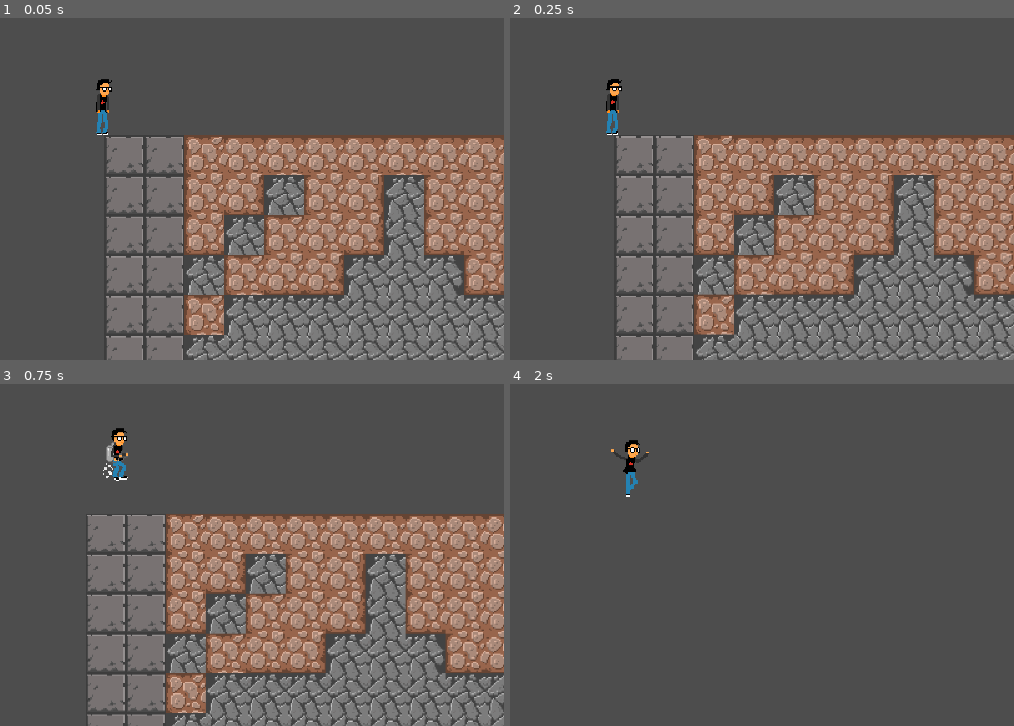
Above: before the commit, frames 1-4 (two rows, left to right).
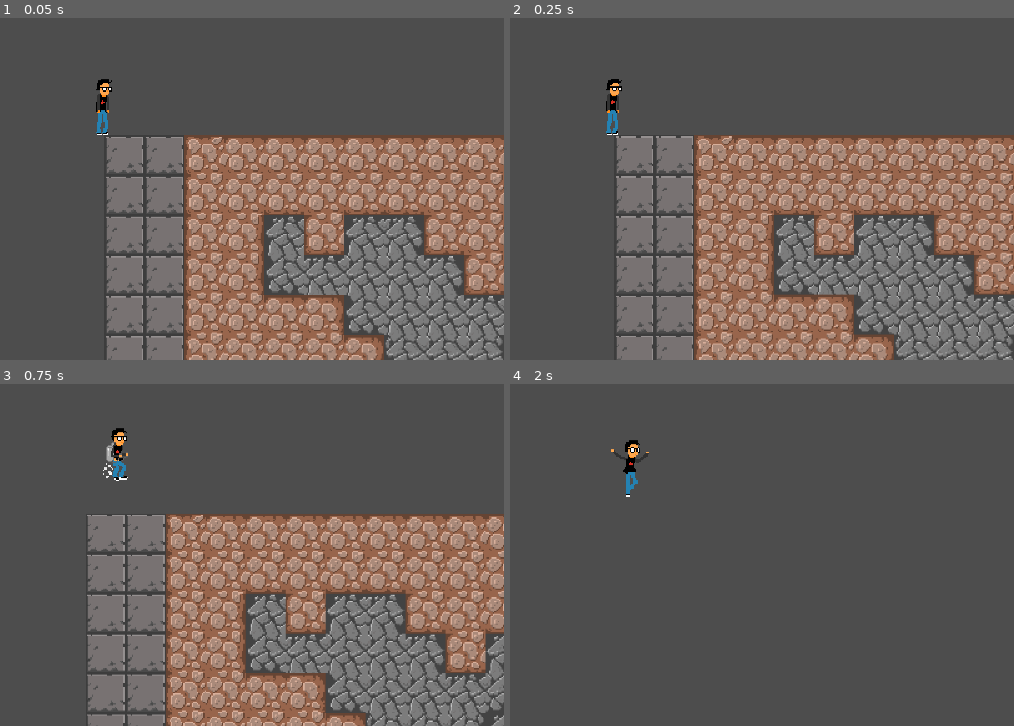
Above: after the commit, the same moments.

Repository: wdsj2127/Where_is_My_Breakfirst
Game: Godot game, scene res://main.tscn
The game is run twice, just before and just after one commit, with the same random seed, the same clock (stepped at 60 frames per second) and the same inputs.
Inputs (mouse positions are in pixels of both pictures, inside the frame that each line leads up to):
- Up to frame 1 (0.05 s): no input
- Up to frame 2 (0.25 s): no input
- Up to frame 3 (0.75 s): move the mouse to (282, 479) at 0.52 s; hold D (Right) from 0.53 s (still down); hold W (Lift) from 0.53 s (still down); click (282, 479) at 0.67 s
- Up to frame 4 (2 s): keep holding D (Right); move the mouse to (outside the picture) at 1.27 s; release W (Lift) at 1.28 s; tap W (Lift) at 1.35 s; click (outside the picture) at 1.42 s

The runs differ from the first frame. In frame 1, 15% of the frame differs, in the area x 36-100%, y 45-100%; in frame 2, 14%; in frame 3, 14%; in frame 4, nothing differs.

Commit message:
update
readme新增战争迷雾

Diff:
--- a/Map/Groud.tscn
+++ /dev/null
@@ -1,188 +0,0 @@
-[gd_scene format=3 uid="uid://qw3uyiukj3ml"]
-
-[sub_resource type="CompressedTexture2D" id="CompressedTexture2D_8kwqd"]
-load_path = "res://.godot/imported/bedrock.png-15f1abccfecaf93487eaa56a119c7e34.ctex"
-
-[sub_resource type="TileSetAtlasSource" id="TileSetAtlasSource_2kpcn"]
-texture = SubResource("CompressedTexture2D_8kwqd")
-texture_region_size = Vector2i(32, 32)
-use_texture_padding = false
-0:0/0 = 0
-1:0/0 = 0
-0:1/0 = 0
-1:1/0 = 0
-
-[sub_resource type="CompressedTexture2D" id="CompressedTexture2D_qp84w"]
-load_path = "res://.godot/imported/dirt.png-947161cbe52671cc9f249273b3ae12eb.ctex"
-
-[sub_resource type="TileSetAtlasSource" id="TileSetAtlasSource_4b4qb"]
-texture = SubResource("CompressedTexture2D_qp84w")
-texture_region_size = Vector2i(32, 32)
-0:0/0 = 0
-1:0/0 = 0
-0:1/0 = 0
-1:1/0 = 0
-
-[sub_resource type="CompressedTexture2D" id="CompressedTexture2D_turxx"]
-load_path = "res://.godot/imported/stone.png-46668807f048bf4ed62d3624e1b0d755.ctex"
-
-[sub_resource type="TileSetAtlasSource" id="TileSetAtlasSource_tbslj"]
-texture = SubResource("CompressedTexture2D_turxx")
-texture_region_size = Vector2i(32, 32)
-0:0/0 = 0
-1:0/0 = 0
-0:1/0 = 0
-1:1/0 = 0
-
-[sub_resource type="TileSet" id="TileSet_jhedh"]
-tile_size = Vector2i(32, 32)
-sources/0 = SubResource("TileSetAtlasSource_2kpcn")
-sources/1 = SubResource("TileSetAtlasSource_4b4qb")
-sources/2 = SubResource("TileSetAtlasSource_tbslj")
-
-[sub_resource type="GDScript" id="GDScript_kyqj2"]
-script/source = "extends TileMapLayer
-
-
-const WIDTH = 50
-const HEIGHT = 25
-
-enum TileID {
-	AIR = -1,
-	BEDROCK = 0,
-	DIRT = 1,
-	STONE = 2
-}
-
-# ===== 根据你的 TileSet 实际配置修改这里 =====
-# 每个方块对应的 source_id（图集源 ID）
-const TILE_SOURCE = {
-	TileID.BEDROCK: 0,   # 假设基岩是第一个源
-	TileID.DIRT: 1,      # 泥土是第二个源
-	TileID.STONE: 2      # 石头是第三个源
-}
-
-# 每个方块在其源内的随机变体坐标（4个）
-const TILE_VARIANTS = {
-	TileID.BEDROCK: [Vector2i(0,0), Vector2i(1,0), Vector2i(0,1), Vector2i(1,1)],
-	TileID.DIRT:    [Vector2i(0,0), Vector2i(1,0), Vector2i(0,1), Vector2i(1,1)],
-	TileID.STONE:   [Vector2i(0,0), Vector2i(1,0), Vector2i(0,1), Vector2i(1,1)]
-}
-# ===========================================
-
-var map_data: Array = []
-
-func _ready():
-	if not tile_set:
-		print(\"错误：TileSet 未设置\")
-		return
-	generate_map_data()
-	render_map()
-
-func generate_map_data():
-	randomize()
-	var noise = FastNoiseLite.new()
-	noise.seed = randi()
-	noise.frequency = 0.3
-
-	map_data.clear()
-	for y in range(HEIGHT):
-		var row = []
-		for x in range(WIDTH):
-			# 顶部两行空气
-			if y < 2:
-				row.append(TileID.AIR)
-				continue
-
-			var n = noise.get_noise_2d(x, y)
-			var noise_val = (n + 1) / 2.0
-			var depth = float(y - 2) / (HEIGHT - 2)
-
-			var tile = TileID.AIR
-
-			# 基岩：深度 > 0.85 且噪声值 < 0.2（低概率）
-			if depth > 0.85 and noise_val < 0.3:
-				tile = TileID.BEDROCK
-			# 石头：深度 > 0.4 且不是基岩
-			elif depth > 0.4:
-				tile = TileID.STONE
-			# 泥土：其余区域
-			else:
-				tile = TileID.DIRT
-
-			# 在交界处增加一些混合
-			if tile == TileID.STONE and depth < 0.5 and randf() < 0.3:
-				tile = TileID.DIRT
-			if tile == TileID.DIRT and depth > 0.6 and randf() < 0.4:
-				tile = TileID.STONE
-
-			row.append(tile)
-		map_data.append(row)
-
-	# 统计调试
-	var counts = {TileID.DIRT:0, TileID.STONE:0, TileID.BEDROCK:0}
-	for y in range(HEIGHT):
-		for x in range(WIDTH):
-			var t = map_data[y][x]
-			if t in counts:
-				counts[t] += 1
-	print(\"生成统计 -> 泥土: %d, 石头: %d, 基岩: %d\" % [counts[TileID.DIRT], counts[TileID.STONE], counts[TileID.BEDROCK]])
-
-func render_map():
-	print(\"开始渲染...\")
-	var total = 0
-	for y in range(HEIGHT):
-		if y < 2:
-			continue
-		for x in range(WIDTH):
-			var tile = map_data[y][x]
-			if tile != TileID.AIR:
-				var source_id = TILE_SOURCE[tile]
-				var variants = TILE_VARIANTS[tile]
-				var atlas_coords = variants[randi() % variants.size()]
-				set_cell(Vector2i(x, y), source_id, atlas_coords)
-				total += 1
-	print(\"渲染完成，共放置 %d 个瓦片\" % total)
-
-
-
-
-var is_pressing: bool = false
-var target_cell: Vector2i = Vector2i(-1, -1)
-var press_time: float = 0.0
-const NEED_TIME: float = 3.0
-
-func _input(event):
-	if event is InputEventMouseButton and event.button_index == MOUSE_BUTTON_LEFT:
-		if event.pressed:
-			# 左键按下：获取鼠标下的格子
-			var mouse_global = get_global_mouse_position()
-			var mouse_local = to_local(mouse_global)
-			var cell = local_to_map(mouse_local)
-
-			# 只处理有方块的位置（非空气）
-			if get_cell_source_id(cell) != -1:
-				is_pressing = true
-				target_cell = cell
-				press_time = 0.0
-		else:
-			# 左键松开：取消挖掘
-			is_pressing = false
-			target_cell = Vector2i(-1, -1)
-
-func _process(delta):
-	if is_pressing:
-		press_time += delta
-		if press_time >= NEED_TIME:
-			# 消除方块（变成空气）
-			erase_cell(target_cell)
-			is_pressing = false
-			print(\"方块已消除：\", target_cell)
-"
-
-[node name="Node2D" type="Node2D" unique_id=827424295]
-
-[node name="TileMapLayer" type="TileMapLayer" parent="." unique_id=1823068967]
-scale = Vector2(3, 3)
-tile_set = SubResource("TileSet_jhedh")
-script = SubResource("GDScript_kyqj2")
--- a/Map/map.tscn
+++ b/Map/map.tscn
@@ -3,7 +3,7 @@
 [ext_resource type="Texture2D" uid="uid://1d4lkpj1dawg" path="res://Map/MapTexture/地基.png" id="1_6yc6o"]
 [ext_resource type="Texture2D" uid="uid://dmiu6orlti3nf" path="res://Map/MapTexture/岩石.png" id="2_86j4t"]
 [ext_resource type="Texture2D" uid="uid://dkxhdq32ccam3" path="res://Map/MapTexture/泥土.png" id="3_8svjd"]
-[ext_resource type="Script" uid="uid://cc3rhtdaahnl3" path="res://Map/tile_map_maker.gd" id="4_86j4t"]
+[ext_resource type="Script" uid="uid://cc3rhtdaahnl3" path="res://Map/solid_map_maker.gd" id="4_86j4t"]
 
 [sub_resource type="TileSetAtlasSource" id="TileSetAtlasSource_8svjd"]
 texture = ExtResource("1_6yc6o")
@@ -112,9 +112,15 @@
 sources/1 = SubResource("TileSetAtlasSource_3g1qk")
 sources/2 = SubResource("TileSetAtlasSource_d1580")
 
+[sub_resource type="TileSet" id="TileSet_86j4t"]
+
 [node name="Map" type="Node2D" unique_id=652793352]
 
-[node name="TileMapLayer" type="TileMapLayer" parent="." unique_id=1659039704]
+[node name="SolidMap" type="TileMapLayer" parent="." unique_id=1659039704]
 scale = Vector2(3, 3)
 tile_set = SubResource("TileSet_5ej7w")
 script = ExtResource("4_86j4t")
+
+[node name="SewerPipe" type="TileMapLayer" parent="." unique_id=936093586]
+scale = Vector2(3, 3)
+tile_set = SubResource("TileSet_86j4t")
--- a/Map/tile_map_maker.gd
+++ b/Map/solid_map_maker.gd
@@ -6,11 +6,10 @@
 
 # 地图尺寸
 const WORLD_WIDTH = 32
-const WORLD_HEIGHT = 96
+const WORLD_HEIGHT = 128
 const FOUNDATION_WIDTH = 2  # 左右两侧地基列数
 
 # 泥土/石头混合噪声
-const DIRT_STONE_THRESHOLD = 0.0
 const DIRT_STONE_NOISE_FREQ = 0.08
 
 # 硬石脉噪声
@@ -20,7 +19,7 @@
 # 空腔噪声
 const CAVITY_THRESHOLD = 0.35
 const CAVITY_NOISE_FREQ = 0.09
-const CAVITY_MIN_DEPTH = 10
+const CAVITY_MIN_DEPTH = 15
 
 # TileSet source ID: 0=地基, 1=岩石, 2=泥土
 const _SOURCE_FOUNDATION = 0
@@ -94,9 +93,11 @@
 			if y == 0:
 				_block_data[y][x] = BlockType.DIRT
 				continue
-			# 地表以下噪声驱动泥土/石头混合
+			# 地表以下噪声驱动泥土/石头混合，越深石头越多
+			var depth_ratio := float(y) / WORLD_HEIGHT
+			var threshold := lerpf(0.15, -0.5, depth_ratio)
 			var noise_val := _dirt_stone_noise.get_noise_2d(x, y)
-			_block_data[y][x] = BlockType.STONE if noise_val > DIRT_STONE_THRESHOLD else BlockType.DIRT
+			_block_data[y][x] = BlockType.STONE if noise_val > threshold else BlockType.DIRT
 
 
 ## 噪声驱动硬石脉生成，地表5格以下出现
--- /dev/null
+++ b/UI/Game/little_map.tscn
@@ -0,0 +1,9 @@
+[gd_scene format=3 uid="uid://cvc15yshoy1hb"]
+
+[node name="LittleMap" type="Control" unique_id=1102952916]
+layout_mode = 3
+anchors_preset = 15
+anchor_right = 1.0
+anchor_bottom = 1.0
+grow_horizontal = 2
+grow_vertical = 2
--- a/main.tscn
+++ b/main.tscn
@@ -2,7 +2,7 @@
 
 [ext_resource type="PackedScene" uid="uid://cpx2lktas4oa" path="res://Character/Player/player.tscn" id="1_ig7tw"]
 [ext_resource type="PackedScene" uid="uid://1i57myj1tuxa" path="res://Map/map.tscn" id="2_map"]
-[ext_resource type="Script" uid="uid://ch4xsqtqllycs" path="res://UI/camera.gd" id="3_h2yge"]
+[ext_resource type="Script" uid="uid://ch4xsqtqllycs" path="res://UI/Game/camera.gd" id="3_h2yge"]
 
 [node name="Main" type="Node2D" unique_id=1615770809]
 
Renamed: Map/tile_map_maker.gd.uid -> Map/solid_map_maker.gd.uid
Renamed: UI/camera.gd -> UI/Game/camera.gd
Renamed: UI/camera.gd.uid -> UI/Game/camera.gd.uid
Not shown, changed: README.md
